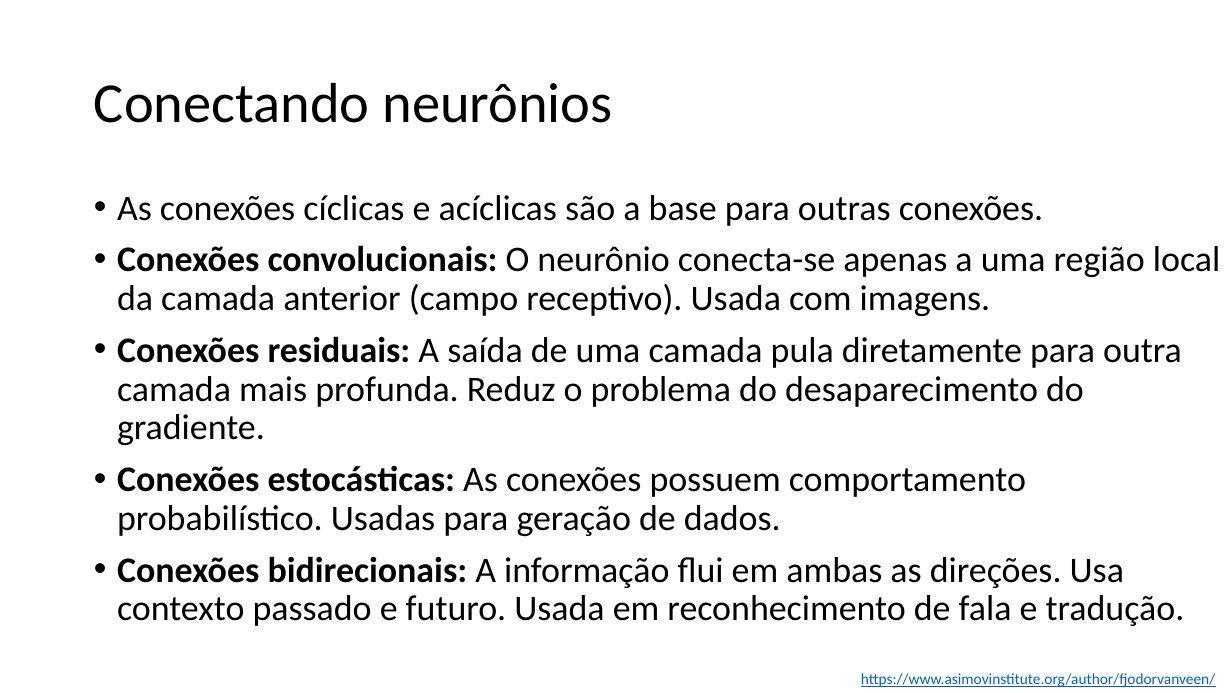
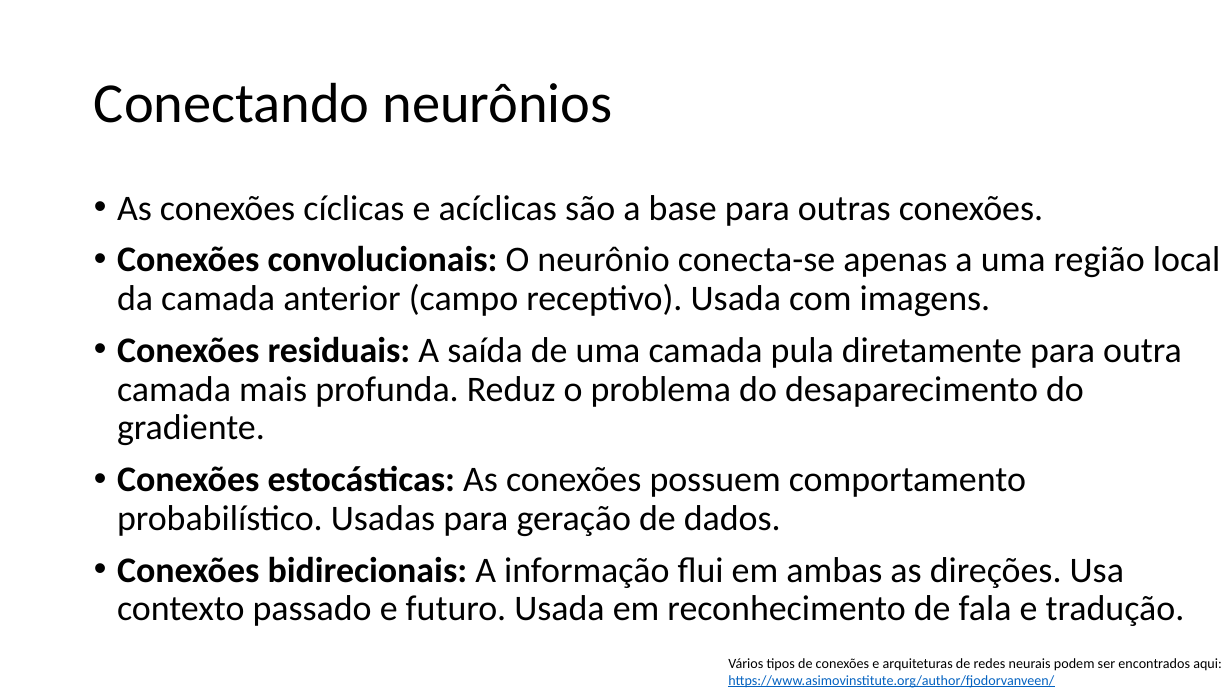
Before and after one commit to zz4fap/t320_aprendizado_de_maquina, a slide deck: slide 43 of slides/T320_Redes_Neurais_Artificiais (Parte II).pptx. Drawn at 1232x693 pixels with LibreOffice and Linux fonts; fonts in the diff are those of the drawing. Boxes give left, top, right and bottom in pixels: in the first picture for what was removed or moved away, otherwise in the second. Text is boxed around its words. In the diff, an @@ line names an element or a change of style, - is before the commit and + after.

```diff
--- a/slides/T320_Redes_Neurais_Artificiais (Parte II).pptx
+++ b/slides/T320_Redes_Neurais_Artificiais (Parte II).pptx
@@ text "Vários tipos de conexões e ...": place and size @@
-text "Vários tipos de conexões e ..." at bbox=[861, 673, 1215, 687]
+text "Vários tipos de conexões e ..." at bbox=[728, 658, 1222, 688]
@@ text at bbox=[728, 658, 1222, 671]: paragraph added @@
+Vários tipos de conexões e arquiteturas de redes neurais podem ser encontrados aqui:
@@ text at bbox=[728, 675, 1054, 688]: size 12 to 11 pt in "https://www.asimovinstitute.org/author/fjodorvanveen/"; list level 2 to 1 in "https://www.asimovinstitute.org/author/fjodorvanveen/" @@
```
Also in this commit, not shown: 1 other slide changed, 1 slide added, 1 other file.
